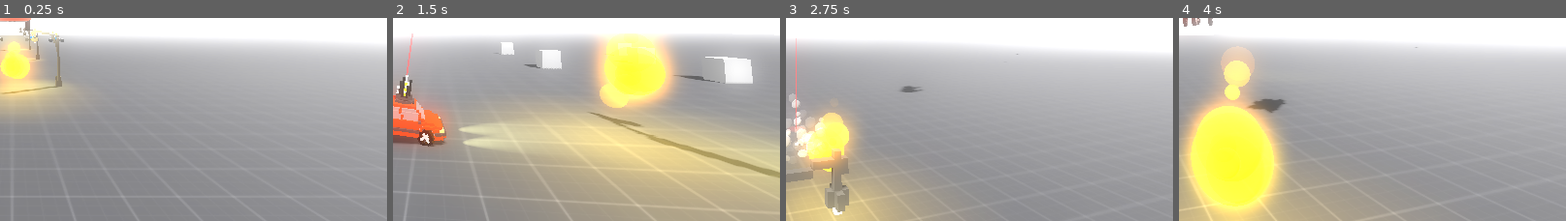
Above: before the commit, frames 1-4 (left to right).
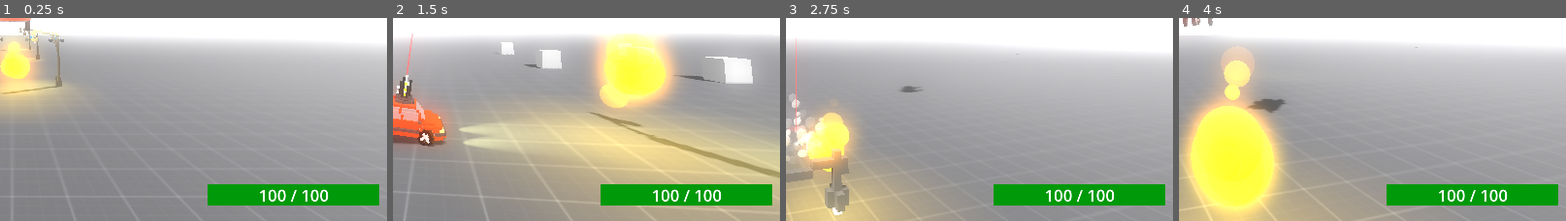
Above: after the commit, the same moments.

Repository: applejag/bornhack-2024-game
Game: Godot game, scene res://scenes/world.tscn
Same seed, same stepped clock (60 frames per second), same inputs: the game is played once before the commit and once after it.
Inputs:
- Up to frame 1 (0.25 s): no input
- Up to frame 2 (1.5 s): tap R (reset_car) at 0.5, 1.25 s; hold D (steer_right) 0.53-1.28 s; tap Ctrl (fire) at 0.6, 1.35 s; tap Space (jump) at 0.77 s; hold S (move_back) from 1.28 s (still down)
- Up to frame 3 (2.75 s): tap Space (jump) at 1.52 s; tap R (reset_car) at 2 s; release S (move_back) at 2.03 s; hold D (steer_right) from 2.03 s (still down); tap Ctrl (fire) at 2.1 s
- Up to frame 4 (4 s): tap R (reset_car) at 2.75, 3.5 s; release D (steer_right) at 2.78 s; hold W (move_forward) 2.78-3.53 s; tap Ctrl (fire) at 2.85, 3.6 s; tap Space (jump) at 3.02, 3.77 s; hold A (steer_left) from 3.53 s (still down)
The pictures show only the part of the screen within x 48-98%, y 50-100%; the shares and areas given below are measured in that part.

The runs differ from the first frame. In frame 1, 4.6% of the frame differs, in the area x 53-98%, y 81-93%; in frame 2, 4.6%; in frame 3, 4.6%; in frame 4, 4.6%.

Commit message:
Healthbar

Diff:
--- /dev/null
+++ b/scenes/HealthMeter.gd
@@ -0,0 +1,13 @@
+extends TextureProgressBar
+
+@onready var label: Label = get_node("Label")
+
+func _ready() -> void:
+	update_value(int(max_value))
+
+func update_value(health: int) -> void:
+	value = health
+	label.text = "%d / %d" % [health, max_value]
+
+func _on_player_health_changed(_old_health: int, new_health: int) -> void:
+	update_value(new_health)
--- a/scenes/player.gd
+++ b/scenes/player.gd
@@ -1,5 +1,8 @@
 class_name Player
 extends VehicleBody3D
+
+signal health_changed(old_health: int, new_health: int)
+signal health_depleted()
 
 @export_group("Moving")
 @export var max_speed: float = 30
@@ -147,3 +150,9 @@
 
 func _on_reset_jump_debounce_timeout() -> void:
 	can_jump = true
+
+func _on_health_health_changed(old_health:int, new_health:int):
+	health_changed.emit(old_health, new_health)
+
+func _on_health_health_depleted():
+	health_depleted.emit()
--- a/scenes/player.tscn
+++ b/scenes/player.tscn
@@ -425,5 +425,7 @@
 process_material = SubResource("ParticleProcessMaterial_sgdgp")
 draw_pass_1 = SubResource("SphereMesh_aeq27")
 
+[connection signal="health_changed" from="Health" to="." method="_on_health_health_changed"]
+[connection signal="health_depleted" from="Health" to="." method="_on_health_health_depleted"]
 [connection signal="timeout" from="ResetCarDebounce" to="." method="_on_reset_car_debounce_timeout"]
 [connection signal="timeout" from="ResetJumpDebounce" to="." method="_on_reset_jump_debounce_timeout"]
--- a/scenes/world.tscn
+++ b/scenes/world.tscn
@@ -1,11 +1,13 @@
-[gd_scene load_steps=16 format=3 uid="uid://5x08nt4mer6g"]
+[gd_scene load_steps=18 format=3 uid="uid://5x08nt4mer6g"]
 
 [ext_resource type="Texture2D" uid="uid://bfhxhasa5xwu6" path="res://textures/Kenney-Prototype/Dark/texture_01.png" id="1_41lgv"]
 [ext_resource type="PackedScene" uid="uid://23nfu1lwkvmx" path="res://scenes/player.tscn" id="1_o1hnk"]
 [ext_resource type="Texture2D" uid="uid://ckf316dlvi6vh" path="res://textures/semicircle.png" id="2_tg7hh"]
 [ext_resource type="Script" path="res://scenes/speedometer.gd" id="3_kxqka"]
 [ext_resource type="PackedScene" uid="uid://ctvbdf6s8kgus" path="res://models/light_post.tscn" id="5_57wtt"]
+[ext_resource type="Texture2D" uid="uid://dormigu4sogk6" path="res://textures/white_512x64.tres" id="5_i38wr"]
 [ext_resource type="Script" path="res://scenes/health.gd" id="6_hegfg"]
+[ext_resource type="Script" path="res://scenes/HealthMeter.gd" id="6_puhpc"]
 [ext_resource type="PackedScene" uid="uid://wklnh5bbbv0w" path="res://scenes/tank1.tscn" id="7_dp2in"]
 [ext_resource type="PackedScene" uid="uid://dgiyvs75u00ef" path="res://scenes/enemy_bullet.tscn" id="8_67td0"]
 [ext_resource type="Script" path="res://scenes/EnemyShootingThrottle.gd" id="9_15sbo"]
@@ -98,6 +100,46 @@
 label_settings = SubResource("LabelSettings_vrgqa")
 horizontal_alignment = 1
 
+[node name="Health meter" type="TextureProgressBar" parent="."]
+anchors_preset = 3
+anchor_left = 1.0
+anchor_top = 1.0
+anchor_right = 1.0
+anchor_bottom = 1.0
+offset_left = -286.0
+offset_top = -55.0
+offset_right = 226.0
+offset_bottom = 9.0
+grow_horizontal = 0
+grow_vertical = 0
+scale = Vector2(0.5, 0.5)
+value = 50.0
+texture_under = ExtResource("5_i38wr")
+texture_progress = ExtResource("5_i38wr")
+tint_under = Color(0.1536, 0.24, 0.18672, 1)
+tint_progress = Color(0, 0.6, 0.0392157, 1)
+radial_initial_angle = 270.0
+radial_fill_degrees = 180.0
+radial_center_offset = Vector2(0, 256)
+script = ExtResource("6_puhpc")
+
+[node name="Label" type="Label" parent="Health meter"]
+layout_mode = 1
+anchors_preset = 7
+anchor_left = 0.5
+anchor_top = 1.0
+anchor_right = 0.5
+anchor_bottom = 1.0
+offset_left = -80.0
+offset_top = -64.0
+offset_right = 81.0
+offset_bottom = 3.0
+grow_horizontal = 2
+grow_vertical = 0
+text = "50 / 100"
+label_settings = SubResource("LabelSettings_vrgqa")
+horizontal_alignment = 1
+
 [node name="Label" type="Label" parent="."]
 offset_left = 14.0
 offset_top = 10.0
@@ -206,6 +248,7 @@
 wait_time = 0.3
 one_shot = true
 
+[connection signal="health_changed" from="Player" to="Health meter" method="_on_player_health_changed"]
 [connection signal="health_depleted" from="Enemy/Health" to="Enemy" method="queue_free"]
 [connection signal="health_depleted" from="Enemy2/Health" to="Enemy2" method="queue_free"]
 [connection signal="health_depleted" from="Enemy3/Health" to="Enemy3" method="queue_free"]
--- /dev/null
+++ b/textures/white_512x64.tres
@@ -0,0 +1,8 @@
+[gd_resource type="GradientTexture2D" load_steps=2 format=3 uid="uid://dormigu4sogk6"]
+
+[sub_resource type="Gradient" id="Gradient_d6a7j"]
+colors = PackedColorArray(1, 1, 1, 1, 1, 1, 1, 1)
+
+[resource]
+gradient = SubResource("Gradient_d6a7j")
+width = 512
